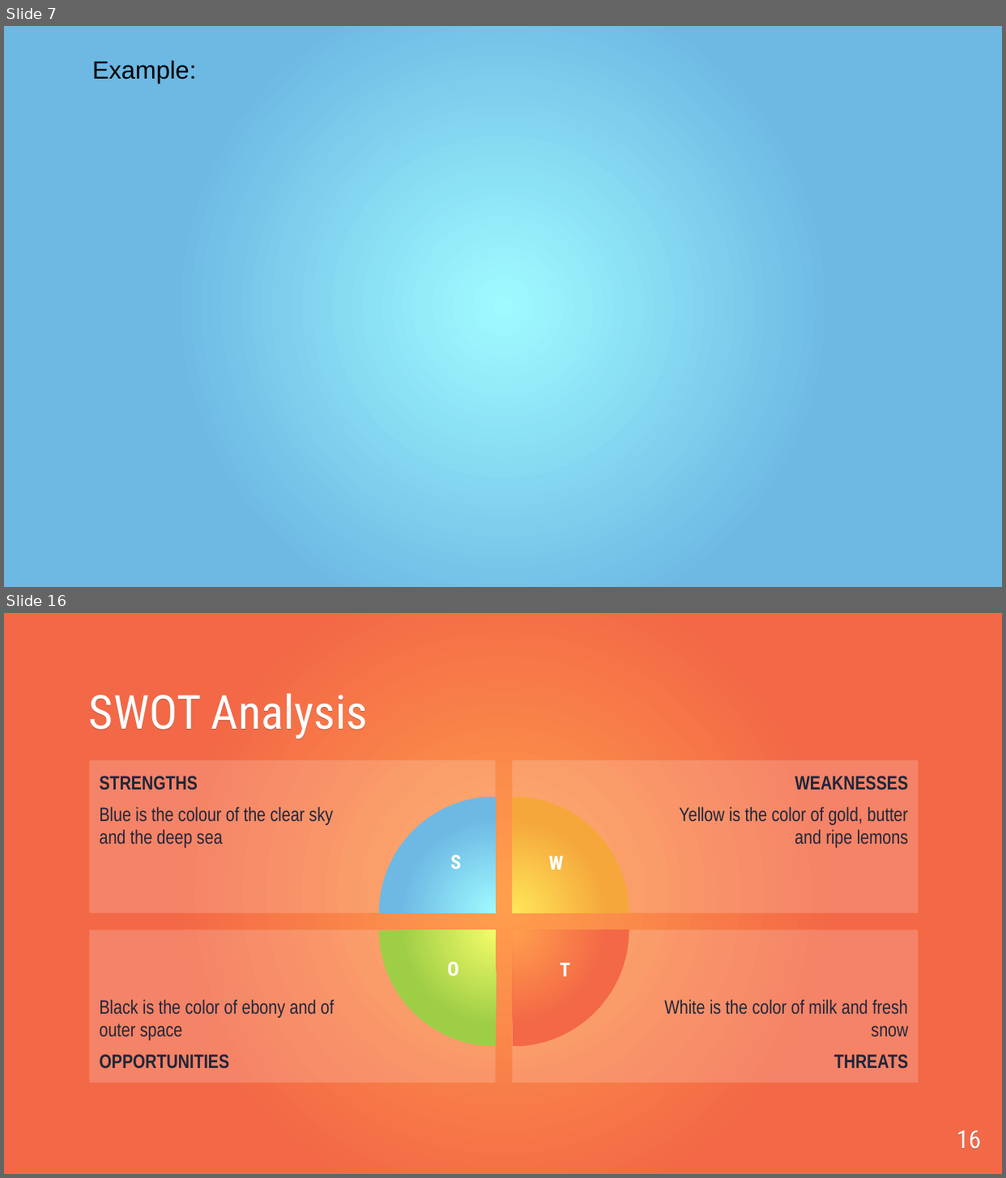
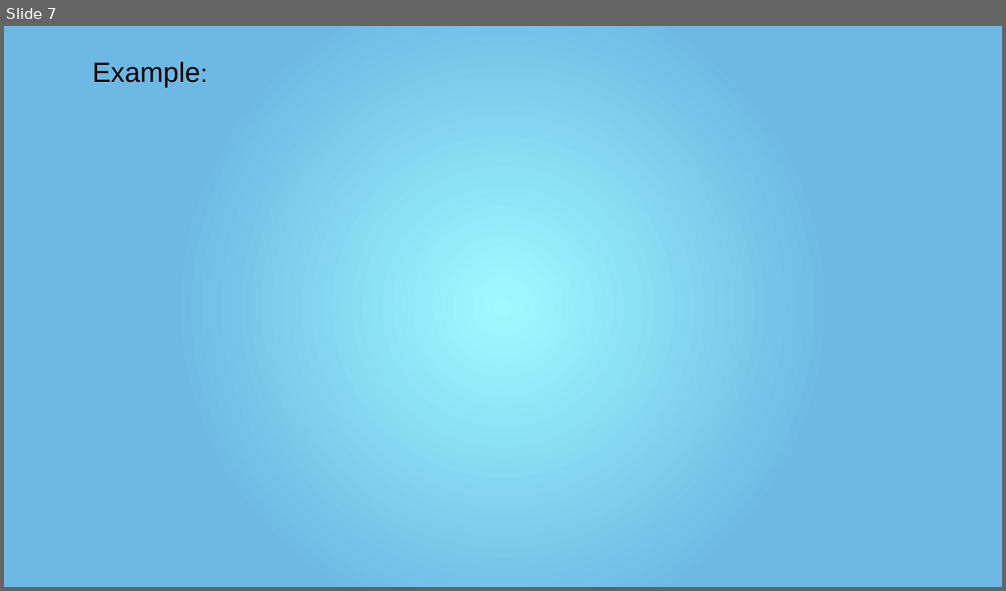
Before and after one commit to mr-speedster/seminar-presentation, a slide deck: Presentation.pptx. Shown one above the other, each under a label of ours: slides 7 and 16 before the commit, slide 7 after it; the slides between them are not shown. The pictures are 1006x1178 and 1006x591 pixels, drawn with LibreOffice and Linux fonts; fonts in the diff are those of the drawing. Boxes give left, top, right and bottom in pixels: in the first picture for what was removed or moved away, otherwise in the second. Text is boxed around its words. In the diff, an @@ line names an element or a change of style, - is before the commit and + after.

```diff
--- a/Presentation.pptx
+++ b/Presentation.pptx
@@ slide 16 removed at bbox=[4, 613, 1002, 1174], background gradient #FF9F4D to #F36846 @@
@@ text removed at bbox=[89, 693, 368, 739] @@
-SWOT Analysis
@@ rectangle removed at bbox=[90, 760, 496, 914] @@
-STRENGTHS
-Blue is the colour of the clear sky and the deep sea
@@ rectangle removed at bbox=[512, 760, 918, 914] @@
-WEAKNESSES
-Yellow is the color of gold, butter and ripe lemons
@@ pie slice (boxed as its full ellipse) removed at bbox=[379, 797, 613, 1030] @@
@@ pie slice (boxed as its full ellipse) removed at bbox=[396, 797, 629, 1030] @@
@@ pie slice (boxed as its full ellipse) removed at bbox=[379, 814, 613, 1047] @@
@@ pie slice (boxed as its full ellipse) removed at bbox=[396, 814, 629, 1047] @@
@@ text removed at bbox=[450, 855, 461, 869] @@
-S
@@ text removed at bbox=[549, 856, 564, 870] @@
-W
@@ rectangle removed at bbox=[90, 931, 496, 1083] @@
-Black is the color of ebony and of outer space
-OPPORTUNITIES
@@ rectangle removed at bbox=[512, 931, 918, 1083] @@
-White is the color of milk and fresh snow
-THREATS
@@ text removed at bbox=[447, 962, 458, 976] @@
-O
@@ text removed at bbox=[560, 963, 570, 977] @@
-T
@@ page number removed at bbox=[957, 1131, 981, 1149] @@
-16
@@ slide 7 changed as well @@
@@ text "Example:" at bbox=[92, 62, 200, 87]: size 18 to 20 pt in "Example:" @@
```
Also in this commit, not shown: 5 other slides changed, 7 slides added, 12 other slides removed, 2 other files.
